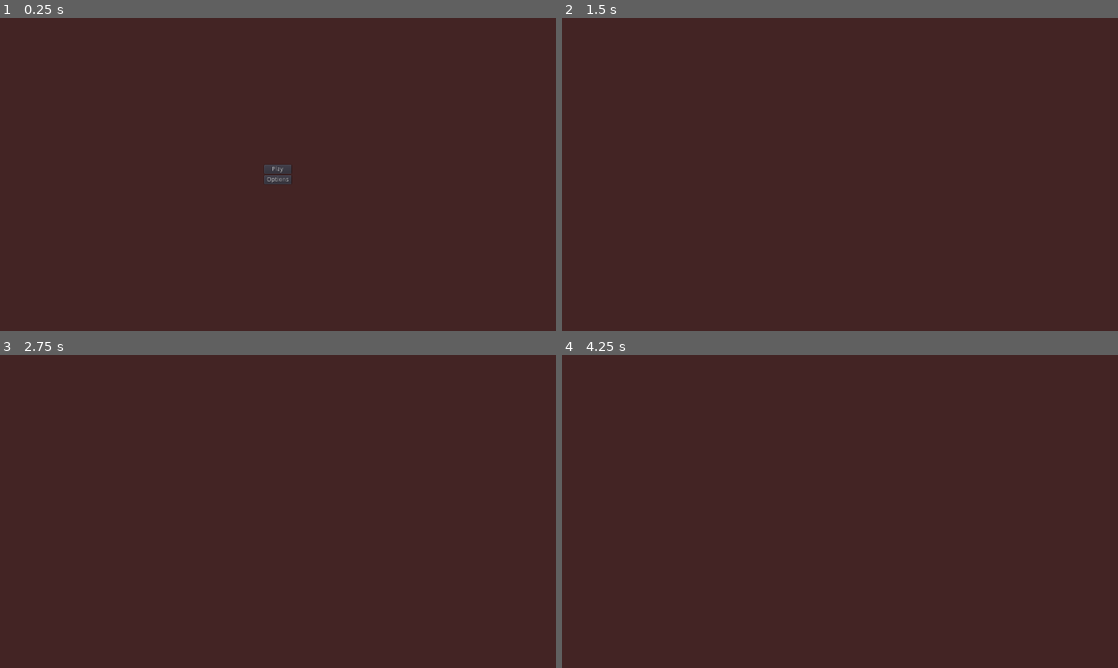
Above: before the commit, frames 1-4 (two rows, left to right).
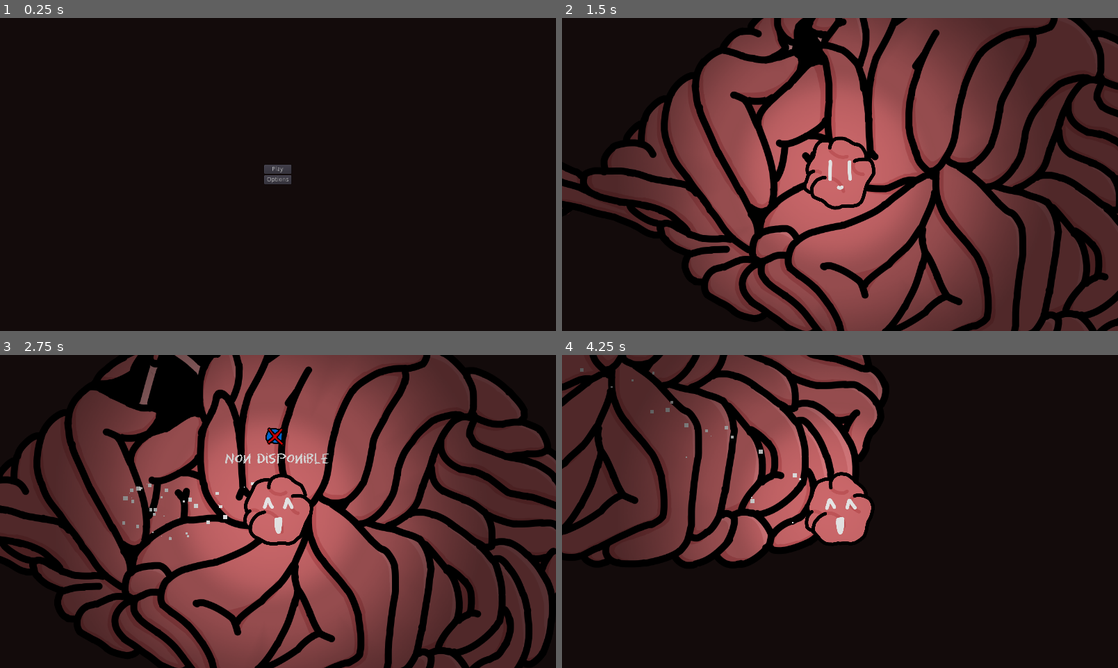
Above: after the commit, the same moments.

Repository: Rikougo/mood_agent
Game: Godot game, scene res://scenes/Main.tscn
Two runs of this game, one before a commit and one after it. Both use one fixed random seed, a clock stepped at 60 frames per second and the inputs below. Before the commit the project starts from res://scenes/MainMenu.tscn.
Inputs (mouse positions are in pixels of both pictures, inside the frame that each line leads up to):
- Up to frame 1 (0.25 s): no input
- Up to frame 2 (1.5 s): click "Options" at 0.5 s; click (840, 168) at 1.25 s, where only the run after the commit has a clickable "Play"
- Up to frame 3 (2.75 s): tap Enter (ui_accept) at 2 s; hold Right (ui_right) from 2.03 s (still down); hold Enter (ui_accept) from 2.03 s (still down)
- Up to frame 4 (4.25 s): release Right (ui_right) at 2.78 s; release Enter (ui_accept) at 2.78 s; hold Down (ui_down) 2.78-3.53 s; tap Enter (ui_accept) at 2.85, 3.02, 3.32 s; hold Right (ui_right) from 3.53 s (still down); hold Enter (ui_accept) from 3.53 s (still down)

The runs differ from the first frame. In frame 1, 100% of the frame differs, in the area x 0-100%, y 0-100%; in frame 2, 82%; in frame 3, 80%; in frame 4, 91%.

Commit message:
oui

Diff:
--- a/project.godot
+++ b/project.godot
@@ -21,7 +21,7 @@
 [application]
 
 config/name="Game Jam"
-run/main_scene="res://scenes/MainMenu.tscn"
+run/main_scene="res://scenes/Main.tscn"
 config/icon="res://icon.png"
 
 [display]
@@ -103,8 +103,13 @@
 "events": [ Object(InputEventJoypadMotion,"resource_local_to_scene":false,"resource_name":"","device":0,"axis":3,"axis_value":1.0,"script":null)
  ]
 }
+slow_mode={
+"deadzone": 0.5,
+"events": [ Object(InputEventJoypadButton,"resource_local_to_scene":false,"resource_name":"","device":0,"button_index":7,"pressure":0.0,"pressed":false,"script":null)
+ ]
+}
 
 [rendering]
 
-environment/default_clear_color=Color( 0.266667, 0.145098, 0.145098, 1 )
+environment/default_clear_color=Color( 0.0784314, 0.0470588, 0.0470588, 1 )
 environment/default_environment="res://default_env.tres"
--- a/scenes/Components/FightWave/Mob.tscn
+++ b/scenes/Components/FightWave/Mob.tscn
@@ -1,35 +1,10 @@
 [gd_scene load_steps=5 format=2]
 
+[ext_resource path="res://scripts/Components/FightWave/Mob.gd" type="Script" id=1]
 [ext_resource path="res://assets/spot.png" type="Texture" id=2]
 [ext_resource path="res://assets/sprites/enemies/ghostkifepeur.png" type="Texture" id=3]
 
-[sub_resource type="GDScript" id=2]
-script/source = "#extends Area2D
-extends RigidBody2D
-
-const Colors = preload(\"res://scripts/Global/Colors.gd\")
-
-signal touch
-
-export var min_speed = 150  # Minimum speed range.
-export var max_speed = 250  # Maximum speed range.
-const COLORS = [Color(0, 0, 0),
-				Color(0.85, 0.44, 0.83),
-				Color(0, 1, 0),
-				Color(0, 0, 1),
-				Color(1, 0, 0.45)]
-var color = int(rand_range(1.0, 5.0))
-
-func _ready():
-	modulate = Colors.POOL[color]
-	get_node(\"Light2D\").set_color(Colors.POOL[color])
-
-# warning-ignore:unused_argument
-func _on_Mob_body_entered(_body):
-	emit_signal(\"touch\")
-"
-
-[sub_resource type="CapsuleShape2D" id=1]
+[sub_resource type="CapsuleShape2D" id=2]
 radius = 211.494
 height = 147.337
 
@@ -39,13 +14,13 @@
 gravity_scale = 0.0
 contacts_reported = 1
 contact_monitor = true
-script = SubResource( 2 )
+script = ExtResource( 1 )
 
 [node name="Sprite" type="Sprite" parent="."]
 texture = ExtResource( 3 )
 
 [node name="Hitbox" type="CollisionShape2D" parent="."]
-shape = SubResource( 1 )
+shape = SubResource( 2 )
 
 [node name="Light2D" type="Light2D" parent="."]
 texture = ExtResource( 2 )
--- a/scenes/Components/FightWave/Mob_Pool.tscn
+++ b/scenes/Components/FightWave/Mob_Pool.tscn
@@ -1,12 +1,7 @@
-[gd_scene load_steps=4 format=2]
+[gd_scene load_steps=3 format=2]
 
 [ext_resource path="res://scenes/Components/FightWave/Mob.tscn" type="PackedScene" id=1]
 [ext_resource path="res://scripts/Components/FightWave/MobPool.gd" type="Script" id=2]
-
-[sub_resource type="Curve2D" id=1]
-_data = {
-"points": PoolVector2Array( 0, 0, 0, 0, 0.118275, 0.189159, 0, 0, 0, 0, 1024, 0.0129895, 0, 0, 0, 0, 1023.97, 600.014, 0, 0, 0, 0, -0.0419407, 600.04, 0, 0, 0, 0, 0.118275, 0.189159 )
-}
 
 [node name="Mob_Pool" type="Node2D"]
 script = ExtResource( 2 )
@@ -14,11 +9,4 @@
 
 [node name="NewWave" type="Timer" parent="."]
 autostart = true
-
-[node name="WavePath" type="Path2D" parent="."]
-curve = SubResource( 1 )
-
-[node name="WaveSpawn" type="PathFollow2D" parent="WavePath"]
-position = Vector2( 0.118275, 0.189159 )
-rotation = -0.000172073
 [connection signal="timeout" from="NewWave" to="." method="_on_NewWave_timeout"]
--- a/scenes/Components/Player.tscn
+++ b/scenes/Components/Player.tscn
@@ -48,14 +48,7 @@
 [ext_resource path="res://assets/sprites/xbox_x_Button9.png" type="Texture" id=46]
 [ext_resource path="res://assets/Font/Handrawn.tres" type="DynamicFont" id=47]
 [ext_resource path="res://assets/sprites/cross.png" type="Texture" id=48]
-
-[sub_resource type="SpriteFrames" id=1]
-animations = [ {
-"frames": [ ExtResource( 43 ), ExtResource( 44 ), ExtResource( 45 ), ExtResource( 46 ) ],
-"loop": true,
-"name": "default",
-"speed": 7.0
-} ]
+[ext_resource path="res://assets/sprites/circle.png" type="Texture" id=49]
 
 [sub_resource type="ParticlesMaterial" id=2]
 emission_shape = 1
@@ -97,11 +90,67 @@
 radius = 155.227
 height = 44.9634
 
+[sub_resource type="SpriteFrames" id=1]
+animations = [ {
+"frames": [ ExtResource( 43 ), ExtResource( 44 ), ExtResource( 45 ), ExtResource( 46 ) ],
+"loop": true,
+"name": "default",
+"speed": 7.0
+} ]
+
 [node name="Player" type="KinematicBody2D"]
 position = Vector2( 240.843, 228.167 )
 script = ExtResource( 1 )
 
+[node name="Particles" type="Particles2D" parent="."]
+amount = 50
+lifetime = 2.0
+speed_scale = 2.0
+local_coords = false
+process_material = SubResource( 2 )
+__meta__ = {
+"_edit_lock_": true,
+"_editor_description_": ""
+}
+
+[node name="Light2D" type="Light2D" parent="."]
+texture = ExtResource( 42 )
+texture_scale = 2.0
+energy = 0.75
+range_height = 1.0
+shadow_enabled = true
+__meta__ = {
+"_edit_lock_": true
+}
+
+[node name="Base" type="AnimatedSprite" parent="."]
+position = Vector2( 0, -12.3033 )
+frames = SubResource( 3 )
+animation = "base"
+frame = 6
+playing = true
+__meta__ = {
+"_edit_lock_": true
+}
+
+[node name="Visage" type="AnimatedSprite" parent="."]
+position = Vector2( 0, -12.3033 )
+frames = SubResource( 4 )
+animation = "idle"
+frame = 5
+playing = true
+__meta__ = {
+"_edit_lock_": true
+}
+
+[node name="CollisionShape2D" type="CollisionShape2D" parent="."]
+shape = SubResource( 5 )
+__meta__ = {
+"_edit_lock_": true
+}
+
 [node name="Top_pop_up" type="Node2D" parent="."]
+visible = false
 __meta__ = {
 "_edit_lock_": true
 }
@@ -124,7 +173,7 @@
 position = Vector2( -13.3285, -345.518 )
 scale = Vector2( 0.351193, 0.351193 )
 frames = SubResource( 1 )
-frame = 1
+frame = 3
 playing = true
 __meta__ = {
 "_edit_lock_": true
@@ -138,50 +187,22 @@
 "_edit_lock_": true
 }
 
-[node name="Particles" type="Particles2D" parent="."]
-amount = 50
-lifetime = 2.0
-speed_scale = 2.0
-local_coords = false
-process_material = SubResource( 2 )
-__meta__ = {
-"_edit_lock_": true,
-"_editor_description_": ""
-}
-
-[node name="Light2D" type="Light2D" parent="."]
-texture = ExtResource( 42 )
-texture_scale = 2.0
-energy = 0.75
-range_height = 1.0
-shadow_enabled = true
-__meta__ = {
-"_edit_lock_": true
-}
-
-[node name="Base" type="AnimatedSprite" parent="."]
-position = Vector2( 0, -12.3033 )
-frames = SubResource( 3 )
-animation = "base"
-frame = 3
-playing = true
-__meta__ = {
-"_edit_lock_": true
-}
-
-[node name="Visage" type="AnimatedSprite" parent="."]
-position = Vector2( 0, -12.3033 )
-frames = SubResource( 4 )
-animation = "idle"
-frame = 2
-playing = true
-__meta__ = {
-"_edit_lock_": true
-}
-
-[node name="CollisionShape2D" type="CollisionShape2D" parent="."]
-shape = SubResource( 5 )
-__meta__ = {
-"_edit_lock_": true
-}
+[node name="Color_Menu" type="Node2D" parent="."]
+visible = false
+
+[node name="C_up" type="Sprite" parent="Color_Menu"]
+position = Vector2( 0, -302.392 )
+texture = ExtResource( 49 )
+
+[node name="C_down" type="Sprite" parent="Color_Menu"]
+position = Vector2( 0, 319.972 )
+texture = ExtResource( 49 )
+
+[node name="C_right" type="Sprite" parent="Color_Menu"]
+position = Vector2( 307.314, 0.966949 )
+texture = ExtResource( 49 )
+
+[node name="C_left" type="Sprite" parent="Color_Menu"]
+position = Vector2( -305.644, 0.966949 )
+texture = ExtResource( 49 )
 [connection signal="animation_finished" from="Visage" to="." method="_on_Visage_animation_finished"]
--- a/scenes/Levels/Frontal.tscn
+++ b/scenes/Levels/Frontal.tscn
@@ -1,17 +1,29 @@
-[gd_scene load_steps=3 format=2]
+[gd_scene load_steps=4 format=2]
 
 [ext_resource path="res://scenes/Components/FightWave/Mob_Pool.tscn" type="PackedScene" id=1]
 [ext_resource path="res://scenes/Components/Player.tscn" type="PackedScene" id=2]
 
+[sub_resource type="Curve2D" id=1]
+_data = {
+"points": PoolVector2Array( 0, 0, 0, 0, -1439.82, -779.397, 0, 0, 0, 0, 2402.91, -779.397, 0, 0, 0, 0, 2403.82, 1380.07, 0, 0, 0, 0, -1448.56, 1376.28, 0, 0, 0, 0, -1439.82, -779.397 )
+}
+
 [node name="Node2D" type="Node2D"]
 
 [node name="Mob_Pool" parent="." instance=ExtResource( 1 )]
-position = Vector2( -1752.71, -953.13 )
-scale = Vector2( 4, 4 )
+position = Vector2( -235.226, -65.0579 )
 playerPath = NodePath("../Player")
+
+[node name="WavePath" type="Path2D" parent="Mob_Pool"]
+curve = SubResource( 1 )
+
+[node name="WaveSpawn" type="PathFollow2D" parent="Mob_Pool/WavePath"]
+position = Vector2( -1439.82, -779.397 )
 
 [node name="Player" parent="." instance=ExtResource( 2 )]
 position = Vector2( 245.502, 228.167 )
+cameraDefault = Vector2( 3, 3 )
+cameraZoom = Vector2( 2, 2 )
 
 [node name="Camera2D" type="Camera2D" parent="Player"]
 current = true
--- a/scenes/Levels/Hub.tscn
+++ b/scenes/Levels/Hub.tscn
@@ -1,16 +1,57 @@
-[gd_scene load_steps=9 format=2]
+[gd_scene load_steps=25 format=2]
 
-[ext_resource path="res://assets/sprites/zones/hub/hub0001.png" type="Texture" id=1]
-[ext_resource path="res://assets/sprites/zones/hub/hub0002.png" type="Texture" id=2]
-[ext_resource path="res://assets/sprites/zones/hub/hub0003.png" type="Texture" id=3]
-[ext_resource path="res://assets/sprites/zones/hub/hub0005.png" type="Texture" id=4]
-[ext_resource path="res://assets/sprites/zones/hub/hub0000.png" type="Texture" id=5]
-[ext_resource path="res://assets/sprites/zones/hub/hub0004.png" type="Texture" id=6]
+[ext_resource path="res://assets/sprites/zones/hub/open0013.png" type="Texture" id=1]
+[ext_resource path="res://assets/sprites/zones/hub/open0019.png" type="Texture" id=2]
+[ext_resource path="res://assets/sprites/zones/hub/open0014.png" type="Texture" id=3]
+[ext_resource path="res://assets/sprites/zones/hub/open0022.png" type="Texture" id=4]
+[ext_resource path="res://assets/sprites/zones/hub/open0016.png" type="Texture" id=5]
+[ext_resource path="res://assets/sprites/zones/hub/open0021.png" type="Texture" id=6]
 [ext_resource path="res://scenes/Components/Player.tscn" type="PackedScene" id=7]
+[ext_resource path="res://assets/sprites/zones/hub/open0003.png" type="Texture" id=8]
+[ext_resource path="res://assets/sprites/zones/hub/open0004.png" type="Texture" id=9]
+[ext_resource path="res://assets/sprites/zones/hub/open0002.png" type="Texture" id=10]
+[ext_resource path="res://assets/sprites/zones/hub/open0001.png" type="Texture" id=11]
+[ext_resource path="res://assets/sprites/zones/hub/open0000.png" type="Texture" id=12]
+[ext_resource path="res://assets/sprites/zones/hub/open0005.png" type="Texture" id=13]
+[ext_resource path="res://assets/sprites/zones/hub/open0006.png" type="Texture" id=14]
+[ext_resource path="res://assets/sprites/zones/hub/open0007.png" type="Texture" id=15]
+[ext_resource path="res://assets/sprites/zones/hub/open0008.png" type="Texture" id=16]
+[ext_resource path="res://assets/sprites/zones/hub/open0009.png" type="Texture" id=17]
+[ext_resource path="res://assets/sprites/zones/hub/open0012.png" type="Texture" id=18]
+[ext_resource path="res://assets/sprites/zones/hub/open0010.png" type="Texture" id=19]
+[ext_resource path="res://assets/sprites/zones/hub/open0011.png" type="Texture" id=20]
+[ext_resource path="res://assets/sprites/zones/hub/open0015.png" type="Texture" id=21]
+[ext_resource path="res://assets/sprites/zones/hub/open0018.png" type="Texture" id=22]
+[ext_resource path="res://assets/sprites/zones/hub/open0020.png" type="Texture" id=23]
 
 [sub_resource type="SpriteFrames" id=1]
 animations = [ {
-"frames": [ ExtResource( 5 ), ExtResource( 1 ), ExtResource( 2 ), ExtResource( 3 ), ExtResource( 6 ), ExtResource( 4 ) ],
+"frames": [ ExtResource( 22 ), ExtResource( 2 ), ExtResource( 23 ), ExtResource( 6 ), ExtResource( 4 ) ],
+"loop": false,
+"name": "open_center",
+"speed": 12.0
+}, {
+"frames": [ ExtResource( 13 ), ExtResource( 14 ), ExtResource( 15 ), ExtResource( 16 ) ],
+"loop": false,
+"name": "open_temporal",
+"speed": 12.0
+}, {
+"frames": [ ExtResource( 1 ), ExtResource( 3 ), ExtResource( 21 ), ExtResource( 5 ) ],
+"loop": false,
+"name": "open_parietal",
+"speed": 12.0
+}, {
+"frames": [ ExtResource( 17 ), ExtResource( 19 ), ExtResource( 20 ), ExtResource( 18 ) ],
+"loop": false,
+"name": "open_frontal",
+"speed": 12.0
+}, {
+"frames": [ ExtResource( 12 ), ExtResource( 11 ), ExtResource( 10 ), ExtResource( 8 ), ExtResource( 9 ) ],
+"loop": false,
+"name": "open_occipital",
+"speed": 12.0
+}, {
+"frames": [ ExtResource( 12 ) ],
 "loop": true,
 "name": "hub",
 "speed": 5.0
@@ -19,18 +60,28 @@
 [node name="Node2D" type="Node2D"]
 
 [node name="CanvasModulate" type="CanvasModulate" parent="."]
-color = Color( 0.65098, 0.65098, 0.65098, 1 )
+color = Color( 0.337255, 0.337255, 0.337255, 1 )
+__meta__ = {
+"_editor_description_": ""
+}
 
-[node name="StaticBody2D" type="StaticBody2D" parent="."]
+[node name="Structures" type="StaticBody2D" parent="."]
+__meta__ = {
+"_edit_lock_": true
+}
 
-[node name="AnimatedSprite" type="AnimatedSprite" parent="StaticBody2D"]
+[node name="AnimatedSprite" type="AnimatedSprite" parent="Structures"]
 position = Vector2( 157.699, 292.854 )
 scale = Vector2( 2, 2 )
 frames = SubResource( 1 )
-animation = "hub"
-frame = 5
+animation = "open_parietal"
+frame = 3
+playing = true
+__meta__ = {
+"_edit_lock_": true
+}
 
-[node name="CollisionPolygon2D" type="CollisionPolygon2D" parent="StaticBody2D"]
+[node name="CollisionPolygon2D" type="CollisionPolygon2D" parent="Structures"]
 position = Vector2( 157.699, 292.854 )
 scale = Vector2( 2, 2 )
 polygon = PoolVector2Array( -42.0212, -516.668, 30.8759, -526.582, 98.5244, -521.334, 144.892, -510.525, 190.284, -502. …(1764 unchanged characters)…
@@ -40,34 +91,57 @@
 
 [node name="Player" parent="." instance=ExtResource( 7 )]
 position = Vector2( -11.5103, 224.562 )
+cameraDefault = Vector2( 2, 2 )
+cameraZoom = Vector2( 1.5, 1.5 )
 
 [node name="Camera2D" type="Camera2D" parent="Player"]
 current = true
 zoom = Vector2( 2, 2 )
+__meta__ = {
+"_edit_lock_": true
+}
 
 [node name="Node2D" type="Node2D" parent="."]
+__meta__ = {
+"_edit_lock_": true
+}
 
 [node name="Occipital" type="Area2D" parent="Node2D"]
+__meta__ = {
+"_edit_lock_": true
+}
 
 [node name="CollisionPolygon2D" type="CollisionPolygon2D" parent="Node2D/Occipital"]
 polygon = PoolVector2Array( -521.519, -336.327, -326.306, -459.962, -156.198, -495.774, -59.6113, -446.8, -69.134, -291.717, -101.783, -214.175, -206.532, -180.166, -371.855, -219.199 )
 
 [node name="Frontal" type="Area2D" parent="Node2D"]
+__meta__ = {
+"_edit_lock_": true
+}
 
 [node name="CollisionPolygon2D" type="CollisionPolygon2D" parent="Node2D/Frontal"]
 polygon = PoolVector2Array( 861.838, -39.5686, 913.655, -169.112, 1046.9, -343.071, 1117.22, -378.232, 1182, -368.979,  …(261 unchanged characters)…
 
 [node name="Parietal" type="Area2D" parent="Node2D"]
+__meta__ = {
+"_edit_lock_": true
+}
 
 [node name="CollisionPolygon2D" type="CollisionPolygon2D" parent="Node2D/Parietal"]
 polygon = PoolVector2Array( 824.156, 748.053, 867.581, 759.745, 959.442, 753.064, 1061.32, 766.425, 1131.47, 749.724, 1181.58, 796.489, 1173.23, 843.254, 1089.72, 911.732, 979.484, 928.434, 885.953, 921.753, 789.083, 933.444 )
 
 [node name="Temporal" type="Area2D" parent="Node2D"]
+__meta__ = {
+"_edit_lock_": true
+}
 
 [node name="CollisionPolygon2D" type="CollisionPolygon2D" parent="Node2D/Temporal"]
 polygon = PoolVector2Array( -325.232, 570.075, -298.509, 615.17, -258.424, 663.605, -260.094, 722.061, -293.498, 738.76 …(193 unchanged characters)…
 
 [node name="Center" type="Area2D" parent="Node2D"]
+__meta__ = {
+"_edit_lock_": true
+}
 
 [node name="CollisionPolygon2D" type="CollisionPolygon2D" parent="Node2D/Center"]
 position = Vector2( 0, -14.6816 )
--- a/scenes/Levels/Occipital.tscn
+++ b/scenes/Levels/Occipital.tscn
@@ -5,6 +5,8 @@
 [node name="Node2D" type="Node2D"]
 
 [node name="Player" parent="." instance=ExtResource( 4 )]
+cameraDefault = Vector2( 2, 2 )
+cameraZoom = Vector2( 2.5, 2.5 )
 
 [node name="Camera2D" type="Camera2D" parent="Player"]
 current = true
--- /dev/null
+++ b/scenes/Main.tscn
@@ -0,0 +1,6 @@
+[gd_scene load_steps=2 format=2]
+
+[ext_resource path="res://scripts/Main.gd" type="Script" id=1]
+
+[node name="Node" type="Node"]
+script = ExtResource( 1 )
--- a/scripts/Components/FightWave/Mob.gd
+++ b/scripts/Components/FightWave/Mob.gd
@@ -8,9 +8,22 @@
 export var max_speed = 250  # Maximum speed range.
 var color = int(rand_range(1.0, 5.0))
 
+var player
+var velocity
+
+func init(_player):
+	player = _player
+
 func _ready():
 	modulate = Colors.POOL[color]
 	$Light2D.set_color(Colors.POOL[color])
 
+func _process(delta):
+	velocity = Vector2.ZERO
+	if player:
+		#velocity = (player.position - position).normalized() * 1000
+		velocity = lerp(position, player.position, 0.5)
+
+
 func _on_Mob_body_entered(_body):
 	emit_signal("touch")
--- a/scripts/Components/FightWave/MobPool.gd
+++ b/scripts/Components/FightWave/MobPool.gd
@@ -9,13 +9,12 @@
 	$WavePath/WaveSpawn.set_offset(randi())
 	var mob = Mob.instance()
 	add_child(mob)
+	mob.init(player)
 	mob.connect("touch", mob.get_parent(), "checkColor", [mob])
 	var direction = $WavePath/WaveSpawn.rotation + PI / 2
 	mob.position = $WavePath/WaveSpawn.position
 	direction += rand_range(-PI / 4, PI / 4)
 	mob.rotation = direction
-	mob.linear_velocity = mob.position.move_toward(player.position, 10)
-	mob.linear_velocity = mob.linear_velocity.rotated(direction)
 
 func checkColor(arg):
 	player.playerCheckColor(arg)
--- a/scripts/Components/Player.gd
+++ b/scripts/Components/Player.gd
@@ -1,6 +1,12 @@
 extends KinematicBody2D
 
 const Colors = preload("res://scripts/Global/Colors.gd")
+
+export (Vector2) var cameraDefault
+export (Vector2) var cameraZoom
+# export (NodePath) var canvasModPath
+
+onready var canvasMod = get_node("../CanvasModulate")
 
 enum State{
 	NORMAL,
@@ -9,7 +15,8 @@
 	PARIETAL,
 	OCCIPITAL,
 	LETTER,
-	INCAPACITATE
+	INCAPACITATE,
+	SLOW_MO
 }
 
 const MAX_SPEED = 1000
@@ -30,7 +37,18 @@
 
 var transitionReversed = false
 
+func _ready():
+	$Color_Menu/C_up.modulate = Colors.POOL[Colors.BLUE]
+	$Color_Menu/C_down.modulate = Colors.POOL[Colors.PINK]
+	$Color_Menu/C_left.modulate = Colors.POOL[Colors.PURPLE]
+	$Color_Menu/C_right.modulate = Colors.POOL[Colors.GREEN]
+
+
+
 func _physics_process(delta):
+
+	# --- PLAYER MOVEMENT --- #
+
 	var axis = Vector2.ZERO
 	axis.x = Input.get_action_strength("ui_right") - Input.get_action_strength("ui_left")
 	axis.y = Input.get_action_strength("ui_down") - Input.get_action_strength("ui_up")
@@ -51,6 +69,8 @@
 
 	$Particles.get_process_material().set_gravity(Vector3(motion.x * -1, motion.y * -1, 0))
 	move_and_slide(motion)
+
+	# ---- END PLAYER MOVEMENT ---- #
 
 func _input(event):
 	if event.is_action_pressed("ui_accept"):
@@ -76,15 +96,54 @@
 	if event.is_action_pressed("Color_PINK"):
 		color = Colors.PINK
 
-# --- ON TOP PLAYER'S POP UP --- #
+	# --- SLOW MO SWITCH --- #
+
+	if Input.is_action_pressed("slow_mode"):
+		state = State.SLOW_MO
+		Engine.time_scale = 0.2
+
+	if Input.is_action_just_released("slow_mode"):
+		Engine.time_scale = 1
+		if state == State.SLOW_MO:
+			state = State.NORMAL
 
 func _process(delta):
 	var modulateColor = Colors.POOL[color]
 
+	if state == State.SLOW_MO:
+		if canvasMod:
+			canvasMod.color = Color(0.3, 0.3, 0.3)
+		$Camera2D.set_zoom($Camera2D.get_zoom().linear_interpolate(cameraZoom, 0.1))
+		showColorWheel()
+
+		var axis = Vector2.ZERO
+
+		axis.x = Input.get_action_strength("Color_GREEN") - Input.get_action_strength("Color_PURPLE")
+		axis.y = Input.get_action_strength("Color_PINK") - Input.get_action_strength("Color_BLUE")
+
+		if(axis.length() > 0):
+			if max(abs(axis.x), abs(axis.y)) == abs(axis.x):
+				if sign(axis.x) == -1.0:
+					color = Colors.PURPLE
+				else:
+					color = Colors.GREEN
+			else:
+				if sign(axis.y) == -1.0:
+					color = Colors.BLUE
+				else:
+					color = Colors.PINK
+
+		updateColorScale()
+	else:
+		if canvasMod:
+			canvasMod.color = Color(0.35, 0.35, 0.35)
+		$Camera2D.set_zoom($Camera2D.get_zoom().linear_interpolate(cameraDefault, 0.1))
+		hideColorWheel()
+
 	$Visage.modulate = modulateColor
 	$Particles.modulate = modulateColor
 
-	if state == State.NORMAL:
+	if state == State.NORMAL || state == State.SLOW_MO:
 		$Top_pop_up.set_visible(false)
 	else:
 		$Top_pop_up.set_visible(true)
@@ -92,7 +151,7 @@
 		$Top_pop_up/Sprite.set_visible(state == State.INCAPACITATE)
 
 func _on_Temporal_body_entered(body):
-	if body == self:
+	if state == State.NORMAL && body == self:
 		state = State.TEMPORAL
 
 func _on_Temporal_body_exited(body):
@@ -100,7 +159,7 @@
 		state = State.NORMAL
 
 func _on_Frontal_body_entered(body):
-	if body == self:
+	if state == State.NORMAL && body == self:
 		state = State.FRONTAL
 
 func _on_Frontal_body_exited(body):
@@ -108,7 +167,7 @@
 		state = State.NORMAL
 
 func _on_Parietal_body_entered(body):
-	if body == self:
+	if state == State.NORMAL && body == self:
 		state = State.PARIETAL
 
 func _on_Parietal_body_exited(body):
@@ -116,7 +175,7 @@
 		state = State.NORMAL
 
 func _on_Occipital_body_entered(body):
-	if body == self:
+	if state == State.NORMAL && body == self:
 		state = State.OCCIPITAL
 
 func _on_Occipital_body_exited(body):
@@ -124,7 +183,7 @@
 		state = State.NORMAL
 
 func _on_Center_body_entered(body):
-	if body == self:
+	if state == State.NORMAL && body == self:
 		state = State.INCAPACITATE
 
 func _on_Center_body_exited(body):
@@ -146,3 +205,27 @@
 func _on_Visage_animation_finished():
 	if $Visage.get_animation() == "starting" and not transitionReversed: $Visage.play("swimming")
 	elif $Visage.get_animation() == "starting" : $Visage.play("idle")
+
+# -- COLOR WHEEL -- #
+func showColorWheel():
+	if !$Color_Menu.visible:
+		$Color_Menu.set_visible(true)
+
+func hideColorWheel():
+	if $Color_Menu.visible:
+		$Color_Menu.set_visible(false)
+
+func updateColorScale():
+	$Color_Menu/C_left.scale  = Vector2(1, 1)
+	$Color_Menu/C_right.scale = Vector2(1, 1)
+	$Color_Menu/C_up.scale    = Vector2(1, 1)
+	$Color_Menu/C_down.scale  = Vector2(1, 1)
+
+	if color == Colors.PURPLE:
+		$Color_Menu/C_left.scale  *= 2
+	elif color == Colors.GREEN:
+		$Color_Menu/C_right.scale *= 2
+	elif color == Colors.BLUE:
+		$Color_Menu/C_up.scale    *= 2
+	elif color == Colors.PINK:
+		$Color_Menu/C_down.scale  *= 2
--- /dev/null
+++ b/scripts/Main.gd
@@ -0,0 +1,61 @@
+extends Node
+
+const mainMenu = preload("res://scenes/MainMenu.tscn")
+
+const hub = preload("res://scenes/Levels/Hub.tscn")
+
+const occipital = preload("res://scenes/Levels/Occipital.tscn")
+const temporal = preload("res://scenes/Levels/Temporal.tscn")
+const frontal = preload("res://scenes/Levels/Frontal.tscn")
+const parietal = preload("res://scenes/Levels/Parietal.tscn")
+
+# const endLevel = preload()
+# const winScreen = preload()
+
+const HUB_ANIMATIONS = [
+	"open_occipital",
+	"open_temporal",
+	"open_frontal",
+	"open_parietal",
+	"open_center"
+	]
+
+var currentScene
+
+var levelCompleted = 0
+
+func _ready():
+	changeScene(mainMenu)
+
+func changeScene(scene: PackedScene):
+	if currentScene:
+		remove_child(currentScene)
+
+	currentScene = scene.instance()
+	add_child(currentScene)
+
+func startGame():
+	changeScene(hub)
+
+	currentScene.get_node("Structures/AnimatedSprite").play(HUB_ANIMATIONS[levelCompleted])
+
+func onOccipitalCompleted():
+	levelCompleted = max(levelCompleted, 1)
+	changeScene(hub)
+
+	currentScene.get_node("Structures/AnimatedSprite").play(HUB_ANIMATIONS[levelCompleted])
+
+func onTemporalCompleted():
+	levelCompleted = max(levelCompleted, 2)
+	changeScene(hub)
+
+func onFrontalCompleted():
+	levelCompleted = max(levelCompleted, 3)
+	changeScene(hub)
+
+func onParietalCompleted():
+	levelCompleted = max(levelCompleted, 4)
+	changeScene(hub)
+
+#func onEnding():
+	#changeScene(winScreen)
--- a/scripts/Scenes/MainMenu.gd
+++ b/scripts/Scenes/MainMenu.gd
@@ -3,8 +3,10 @@
 onready var playButton = $CenterContainer/VBoxContainer/Play
 onready var optionButton = $CenterContainer/VBoxContainer/Options
 
+onready var parent = get_parent()
+
 func _on_Play_pressed():
-	get_tree().change_scene("res://scenes/Levels/Hub.tscn")
+	parent.startGame()
 
 func _on_Options_pressed():
-	get_tree().change_scene("res://scenes/Levels/Options.tscn")
+	pass #parent.openOptions()
--- /dev/null
+++ b/shaders/desaturate.shader
@@ -0,0 +1,7 @@
+shader_type canvas_item;
+
+void fragment(){
+	// Get the color from the texture
+	vec4 col = texture(SCREEN_TEXTURE,SCREEN_UV);
+	COLOR = vec4(col.r * 0.3, col.g * 0.59, col.b * 0.11, 1);
+}
Binary file added: assets/sprites/circle.png
Binary file removed: assets/sprites/hub.png
Binary file removed: assets/sprites/zones/hub/hub0000.png
Binary file removed: assets/sprites/zones/hub/hub0001.png
Binary file removed: assets/sprites/zones/hub/hub0002.png
Binary file removed: assets/sprites/zones/hub/hub0003.png
Binary file removed: assets/sprites/zones/hub/hub0004.png
Binary file removed: assets/sprites/zones/hub/hub0005.png
Binary file added: assets/sprites/zones/hub/open0000.png
Binary file added: assets/sprites/zones/hub/open0001.png
Binary file added: assets/sprites/zones/hub/open0002.png
Binary file added: assets/sprites/zones/hub/open0003.png
(and 20 more such lines)
